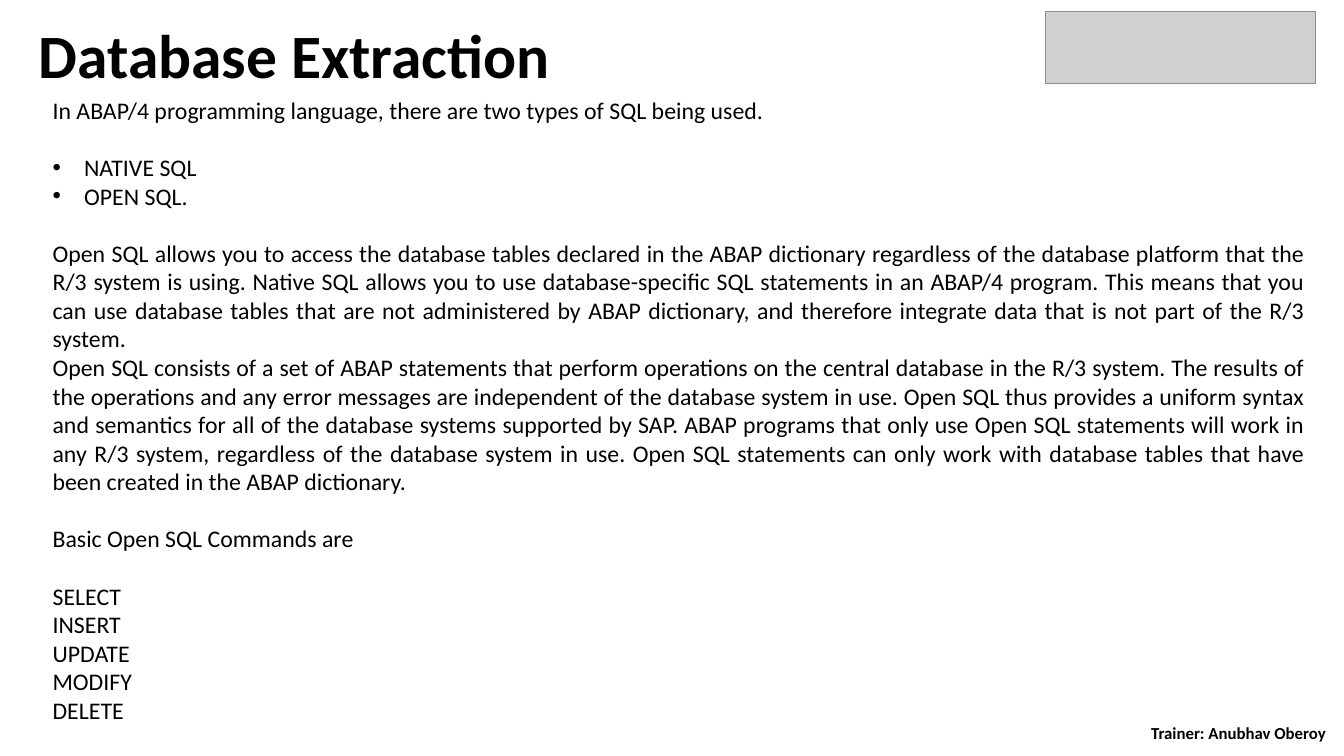
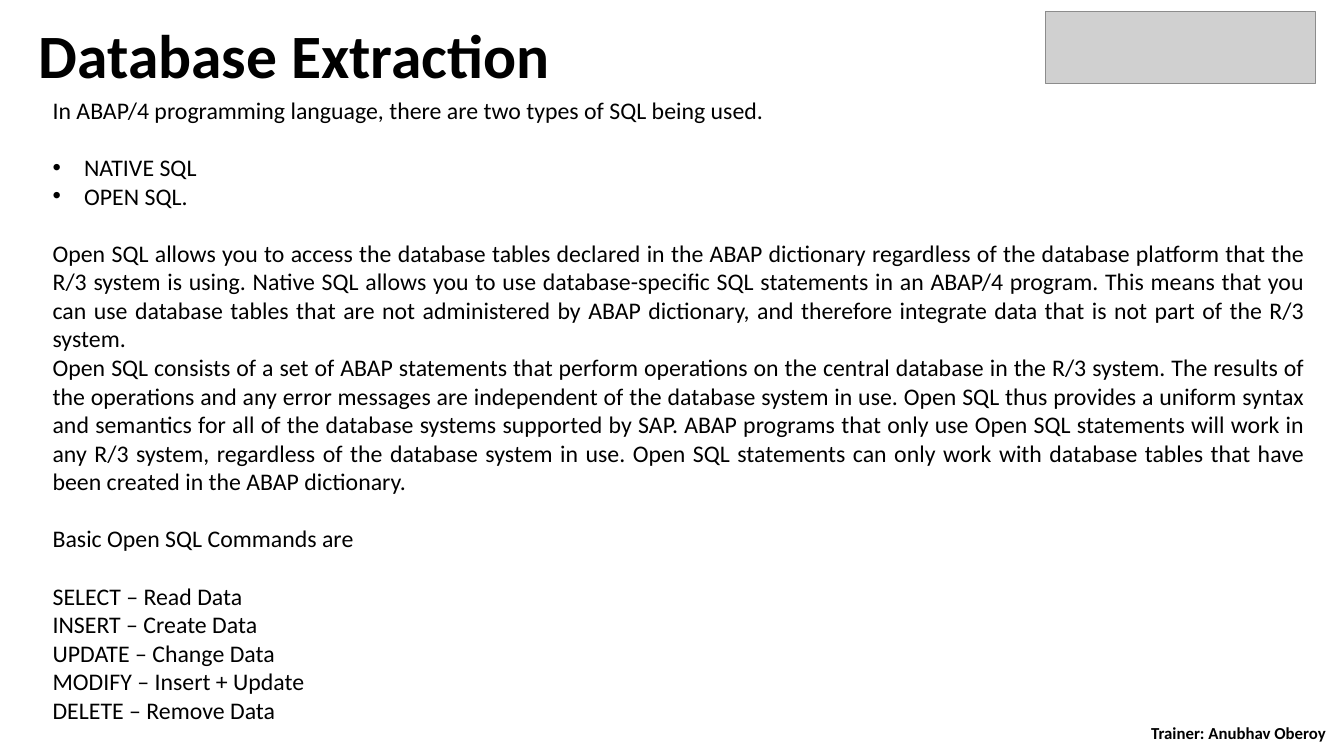
Before and after one commit to Grayser93/S4D400_Introduction_to_ABAP_on_S4HANA, a slide deck: slide 30 of day 3/S4D400 - Day 3.pptx. Drawn at 1344x756 pixels with LibreOffice and Linux fonts; fonts in the diff are those of the drawing; grey boxes stand for pictures. Boxes give left, top, right and bottom in pixels: in the first picture for what was removed or moved away, otherwise in the second. Text is boxed around its words. In the diff, an @@ line names an element or a change of style, - is before the commit and + after.

```diff
--- a/day 3/S4D400 - Day 3.pptx
+++ b/day 3/S4D400 - Day 3.pptx
@@ text at [53,588,304,719]: text changed @@
-SELECT
-INSERT
-UPDATE
-MODIFY
-DELETE
+SELECT – Read Data
+INSERT – Create Data
+UPDATE – Change Data
+MODIFY – Insert + Update
+DELETE – Remove Data
```
Also in this commit, not shown: 1 other file.
